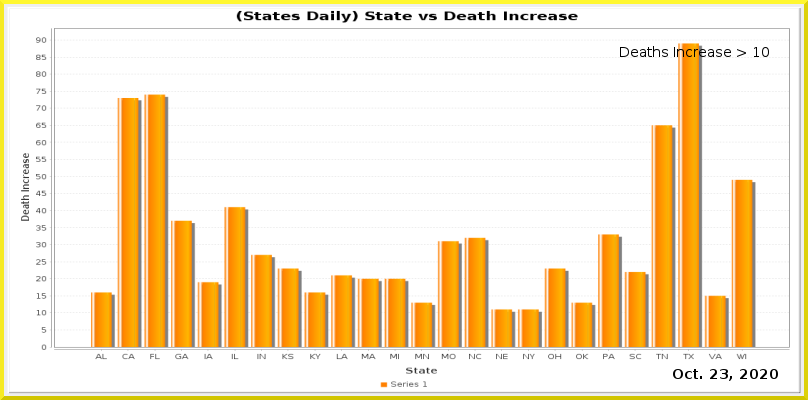
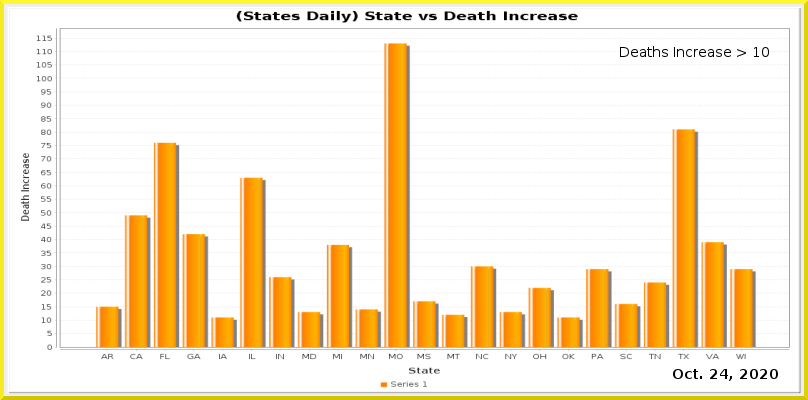
The second 808 × 400 image is a revision of the first. Changes to its layers:
painted on "Current Date" over [720, 369, 728, 379]
painted on "Date_vs_TestIncrease.png" over [36, 28, 789, 374]
